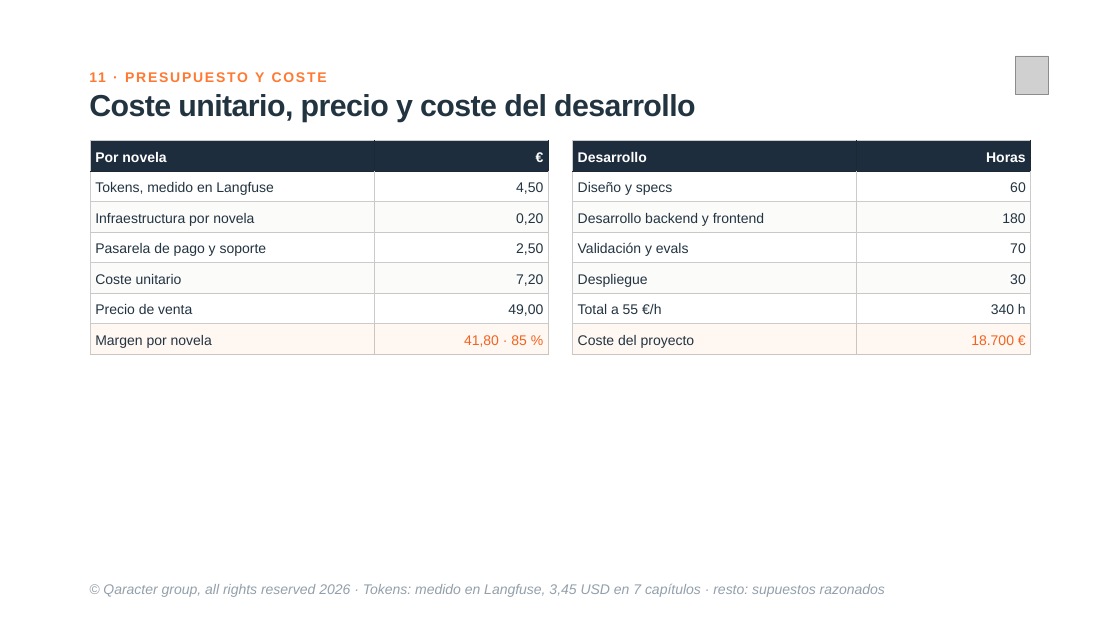
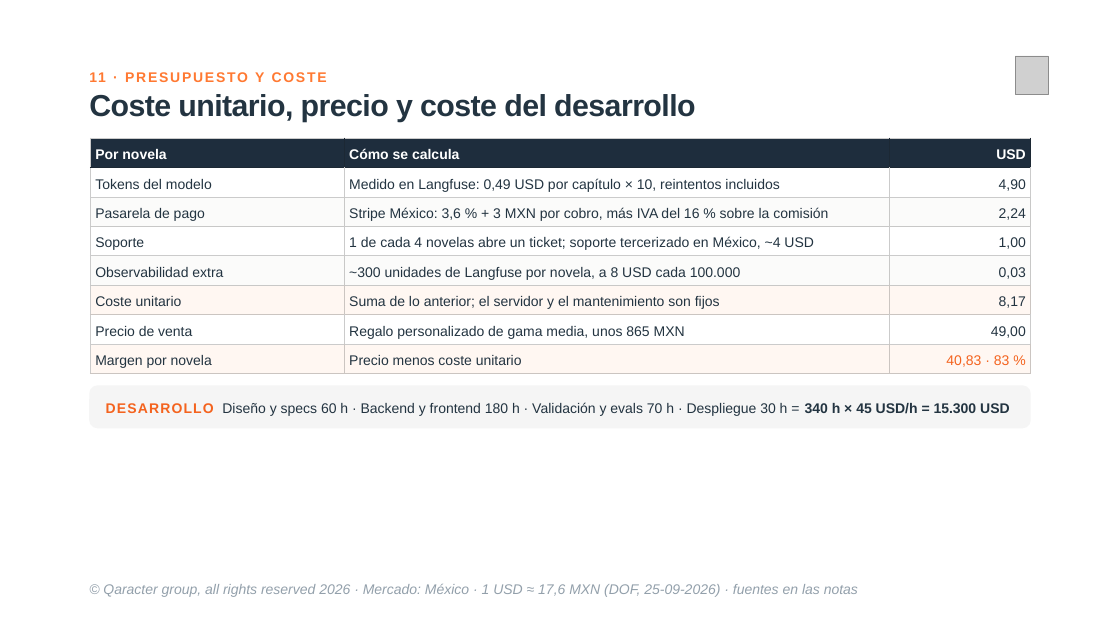
Before and after one commit to maujimenez4/ciberpunk-storymaker, a slide deck: slide 12 of presentacion/storymaker-deck.pptx. Drawn at 1120x630 pixels with LibreOffice and Linux fonts; fonts in the diff are those of the drawing; grey boxes stand for pictures. Boxes give left, top, right and bottom in pixels: in the first picture for what was removed or moved away, otherwise in the second. Text is boxed around its words. In the diff, an @@ line names an element or a change of style, - is before the commit and + after.

```diff
--- a/presentacion/storymaker-deck.pptx
+++ b/presentacion/storymaker-deck.pptx
@@ table removed at bbox=[91, 140, 549, 355], 7 rows, 2 columns @@
-Por novela | €
-Tokens, medido en Langfuse | 4,50
-Infraestructura por novela | 0,20
-Pasarela de pago y soporte | 2,50
-Coste unitario | 7,20
-Precio de venta | 49,00
-Margen por novela | 41,80 · 85 %
@@ table added at bbox=[91, 138, 1031, 372], 8 rows, 3 columns @@
+Por novela | Cómo se calcula | USD
+Tokens del modelo | Medido en Langfuse: 0,49 USD por capítulo × 10, reintentos incluidos | 4,90
+Pasarela de pago | Stripe México: 3,6 % + 3 MXN por cobro, más IVA del 16 % sobre la comisión | 2,24
+Soporte | 1 de cada 4 novelas abre un ticket; soporte tercerizado en México, ~4 USD | 1,00
+Observabilidad extra | ~300 unidades de Langfuse por novela, a 8 USD cada 100.000 | 0,03
+Coste unitario | Suma de lo anterior; el servidor y el mantenimiento son fijos | 8,17
+Precio de venta | Regalo personalizado de gama media, unos 865 MXN | 49,00
+Margen por novela | Precio menos coste unitario | 40,83 · 83 %
@@ table removed at bbox=[573, 140, 1031, 355], 7 rows, 2 columns @@
-Desarrollo | Horas
-Diseño y specs | 60
-Desarrollo backend y frontend | 180
-Validación y evals | 70
-Despliegue | 30
-Total a 55 €/h | 340 h
-Coste del proyecto | 18.700 €
@@ rounded rectangle added at bbox=[89, 386, 1031, 429], fill #F5F5F5 @@
@@ text added at bbox=[106, 403, 214, 413], 12 pt, text #F4631E, bold @@
+DESARROLLO
@@ text added at bbox=[222, 402, 1010, 416], 12 pt, text #233441 @@
+Diseño y specs 60 h · Backend y frontend 180 h · Validación y evals 70 h · Despliegue 30 h = 340 h × 45 USD/h = 15.300 USD
@@ text at bbox=[103, 584, 858, 597]: text changed @@
-© Qaracter group, all rights reserved 2026 · Tokens: medido en Langfuse, 3,45 USD en 7 capítulos · resto: supuestos razonados
+© Qaracter group, all rights reserved 2026 · Mercado: México · 1 USD ≈ 17,6 MXN (DOF, 25-09-2026) · fuentes en las notas
```
Also in this commit, not shown: 3 other slides changed, 2 slides added, 1 slide removed, 2 other files.
